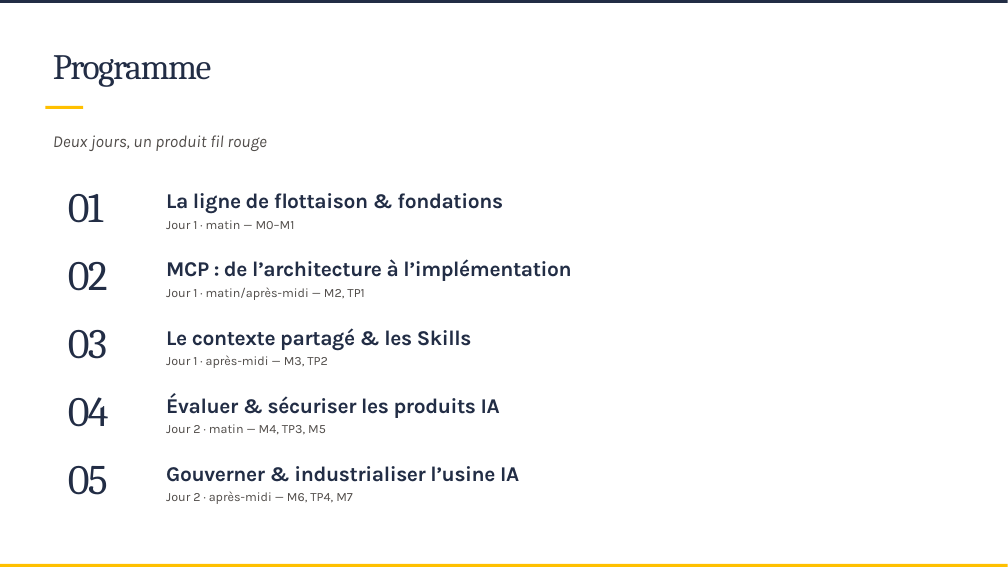
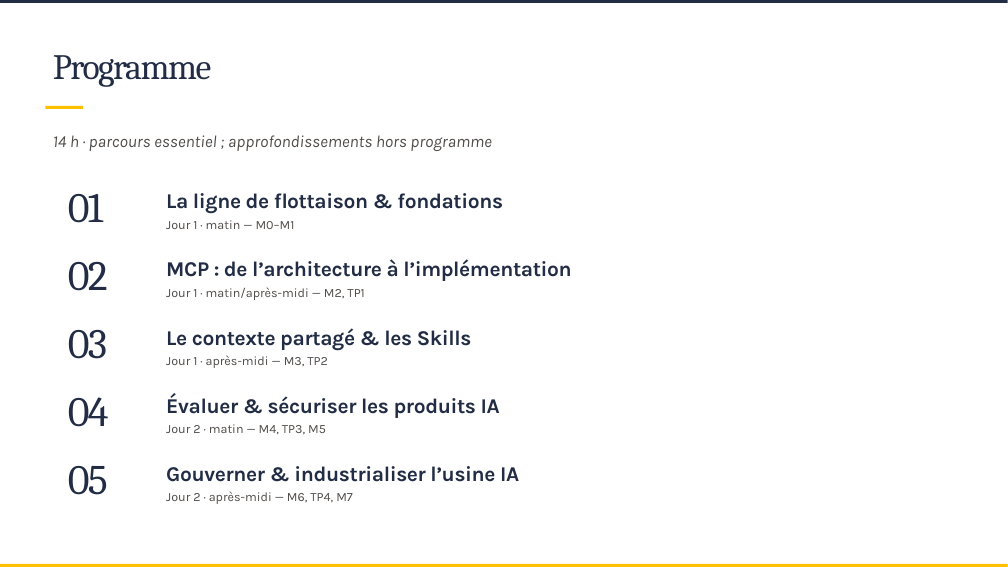
Before and after one commit to SCIAM-FR/formation-ia, a slide deck: slide 2 of slides/Support_formation_SCIAM.pptx. Drawn at 1008x567 pixels with LibreOffice and Linux fonts; fonts in the diff are those of the drawing; background and template pictures are left out. Boxes give left, top, right and bottom in pixels: in the first picture for what was removed or moved away, otherwise in the second. Text is boxed around its words. In the diff, an @@ line names an element or a change of style, - is before the commit and + after.

```diff
--- a/slides/Support_formation_SCIAM.pptx
+++ b/slides/Support_formation_SCIAM.pptx
@@ text at bbox=[53, 135, 492, 151]: text changed @@
-Deux jours, un produit fil rouge
+14 h · parcours essentiel ; approfondissements hors programme
```
Also in this commit, not shown: 8 other slides changed, 11 other files.
